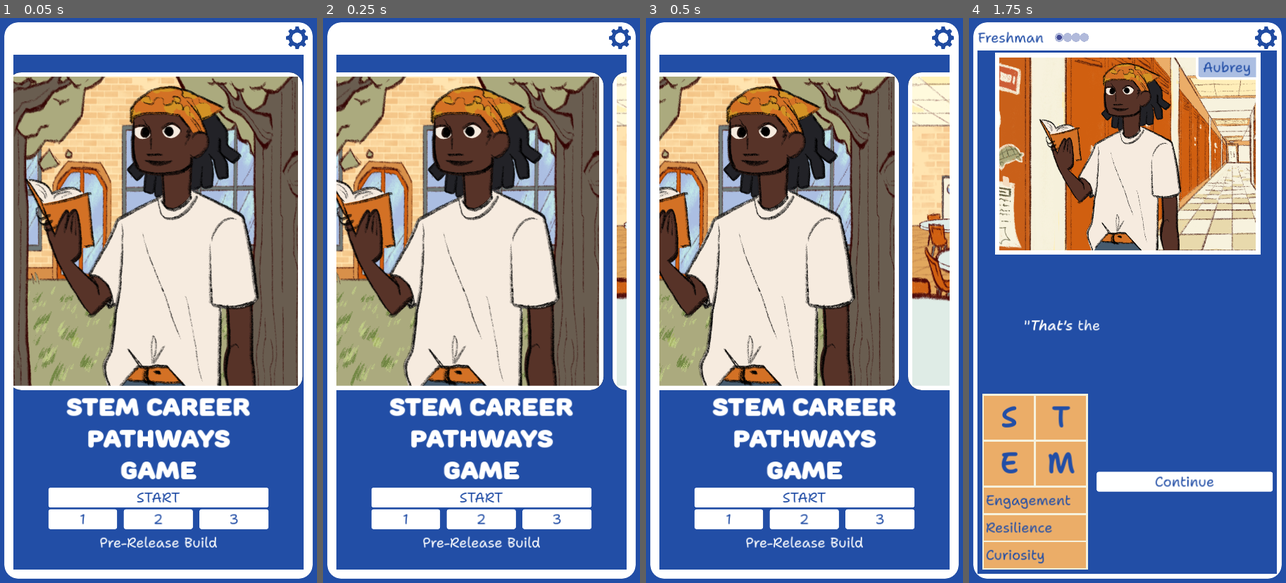
Above: before the commit, frames 1-4 (left to right).
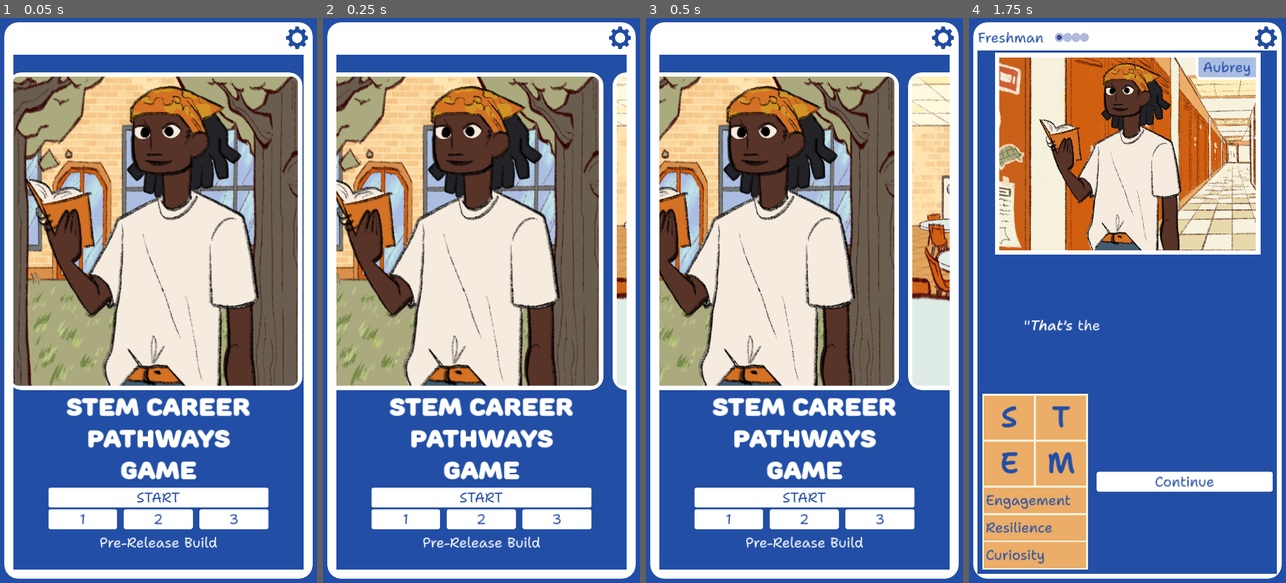
Above: after the commit, the same moments.

Repository: stem-career-paths/game
Game: Godot game, scene res://ui/screen.tscn
The game is run twice, just before and just after one commit, with the same random seed, the same clock (stepped at 60 frames per second) and the same inputs. The engine's default icon, where the game draws it, is replaced by a stand-in: a white triangle on a blue panel in a dark square.
Inputs (mouse positions are in pixels of both pictures, inside the frame that each line leads up to):
- Up to frame 1 (0.05 s): no input
- Up to frame 2 (0.25 s): no input
- Up to frame 3 (0.5 s): no input
- Up to frame 4 (1.75 s): click (1127, 498) at 0.52 s; click (1184, 441) at 1.27 s

The runs differ from the first frame. In frame 1, 0.1% of the frame differs, in the area x 4-94%, y 10-66%; in frame 2, 0.1%; in frame 3, 0.1%; in frame 4, nothing differs.

Commit message:
Round the corners of the location images

Diff:
--- a/project/ui/cast_carousel.tscn
+++ b/project/ui/cast_carousel.tscn
@@ -7,6 +7,7 @@
 [ext_resource type="Texture2D" uid="uid://8feisb4hegcw" path="res://cast/mary.png" id="4_qwxpl"]
 [ext_resource type="Texture2D" uid="uid://cbcvn5aqnt5ps" path="res://locations/courtyard.png" id="5_gdxba"]
 [ext_resource type="Texture2D" uid="uid://b7srskjmxkvei" path="res://cast/steven.png" id="5_gwtqp"]
+[ext_resource type="Texture2D" uid="uid://xfhpo2oe5ry7" path="res://ui/rounded_frame.png" id="5_udgfa"]
 [ext_resource type="Texture2D" uid="uid://dn3sdi40yoltw" path="res://locations/hallway.png" id="7_7ejyh"]
 [ext_resource type="Texture2D" uid="uid://bmkysfcdftaiw" path="res://locations/lunchroom.png" id="9_q1wsy"]
 
@@ -36,6 +37,14 @@
 offset_bottom = 720.0
 texture = ExtResource("2_6q8b8")
 
+[node name="RoundedWhiteFrame" type="NinePatchRect" parent="ParallaxLayer/HBoxContainer/PanelContainer"]
+layout_mode = 2
+texture = ExtResource("5_udgfa")
+patch_margin_left = 15
+patch_margin_top = 15
+patch_margin_right = 15
+patch_margin_bottom = 15
+
 [node name="PanelContainer2" type="PanelContainer" parent="ParallaxLayer/HBoxContainer"]
 layout_mode = 2
 theme_override_styles/panel = ExtResource("2_o28lb")
@@ -50,6 +59,14 @@
 offset_right = 720.0
 offset_bottom = 720.0
 texture = ExtResource("3_pxqv0")
+
+[node name="RoundedWhiteFrame" type="NinePatchRect" parent="ParallaxLayer/HBoxContainer/PanelContainer2"]
+layout_mode = 2
+texture = ExtResource("5_udgfa")
+patch_margin_left = 15
+patch_margin_top = 15
+patch_margin_right = 15
+patch_margin_bottom = 15
 
 [node name="PanelContainer3" type="PanelContainer" parent="ParallaxLayer/HBoxContainer"]
 layout_mode = 2
@@ -66,6 +83,14 @@
 offset_bottom = 720.0
 texture = ExtResource("4_qwxpl")
 
+[node name="RoundedWhiteFrame" type="NinePatchRect" parent="ParallaxLayer/HBoxContainer/PanelContainer3"]
+layout_mode = 2
+texture = ExtResource("5_udgfa")
+patch_margin_left = 15
+patch_margin_top = 15
+patch_margin_right = 15
+patch_margin_bottom = 15
+
 [node name="PanelContainer4" type="PanelContainer" parent="ParallaxLayer/HBoxContainer"]
 layout_mode = 2
 theme_override_styles/panel = ExtResource("2_o28lb")
@@ -80,3 +105,11 @@
 offset_right = 720.0
 offset_bottom = 720.0
 texture = ExtResource("5_gwtqp")
+
+[node name="RoundedWhiteFrame" type="NinePatchRect" parent="ParallaxLayer/HBoxContainer/PanelContainer4"]
+layout_mode = 2
+texture = ExtResource("5_udgfa")
+patch_margin_left = 15
+patch_margin_top = 15
+patch_margin_right = 15
+patch_margin_bottom = 15
Not shown: 1 places in project/ui/cast_carousel.tscn that only renumber resources
Binary file added: project/ui/rounded_frame.png
Not shown, added: project/ui/rounded_frame.png.import
Not shown, added: project/ui/rounded_frame.xcf
